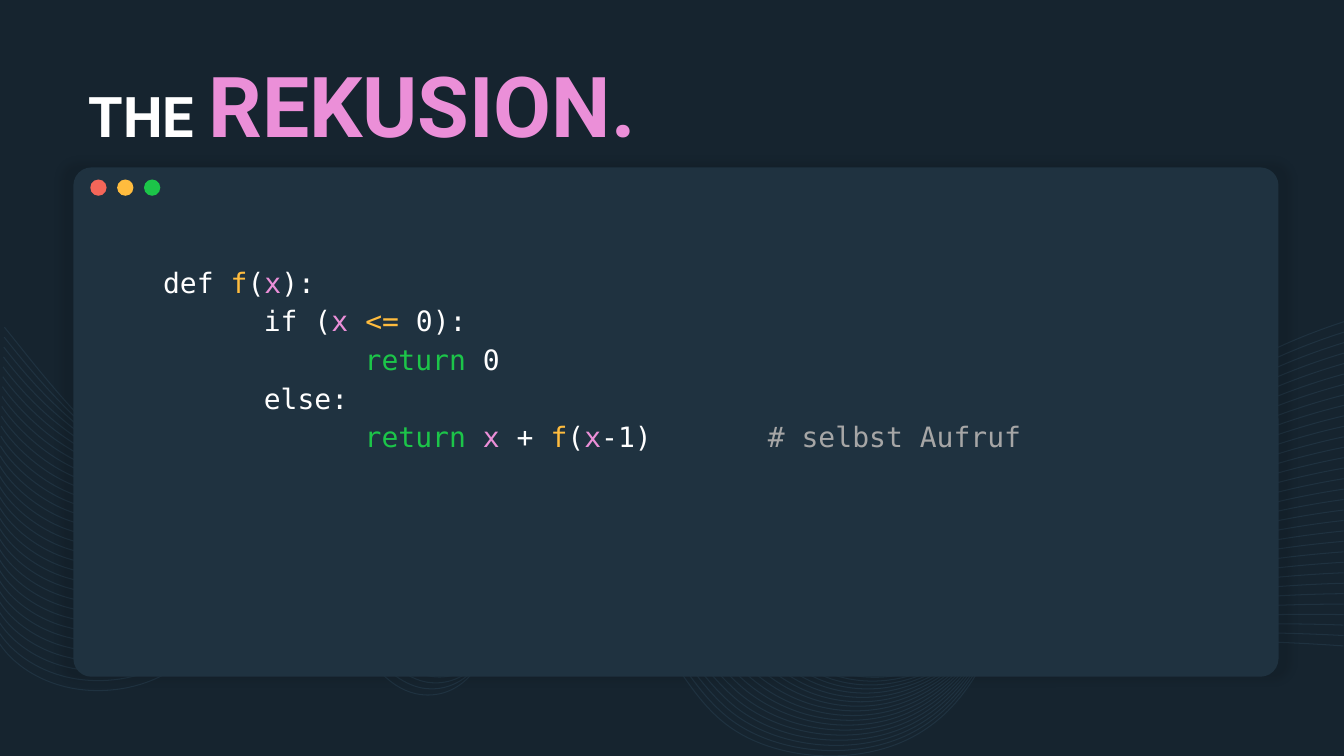
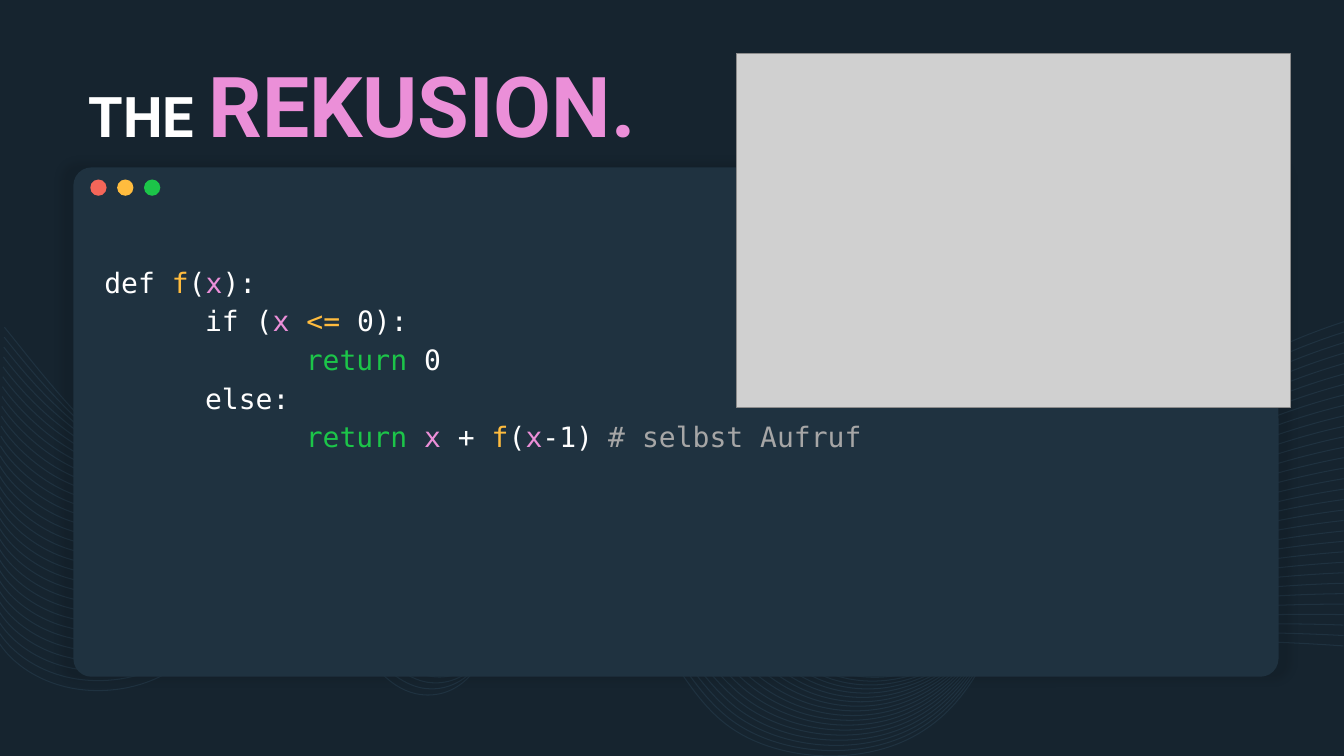
Before and after one commit to derech1e/python-beginner-course, a slide deck: slide 11 of 003/lesson_3.pptx. Drawn at 1344x756 pixels with LibreOffice and Linux fonts; fonts in the diff are those of the drawing; grey boxes stand for pictures. Boxes give left, top, right and bottom in pixels: in the first picture for what was removed or moved away, otherwise in the second. Text is boxed around its words. In the diff, an @@ line names an element or a change of style, - is before the commit and + after.

```diff
--- a/003/lesson_3.pptx
+++ b/003/lesson_3.pptx
@@ picture added at (737,53,1291,407) @@
@@ text "def f(x):" rewrapped from (163,271,1021,451) to (104,271,861,451) @@
```
Also in this commit, not shown: 2 other slides changed, 1 other file.
